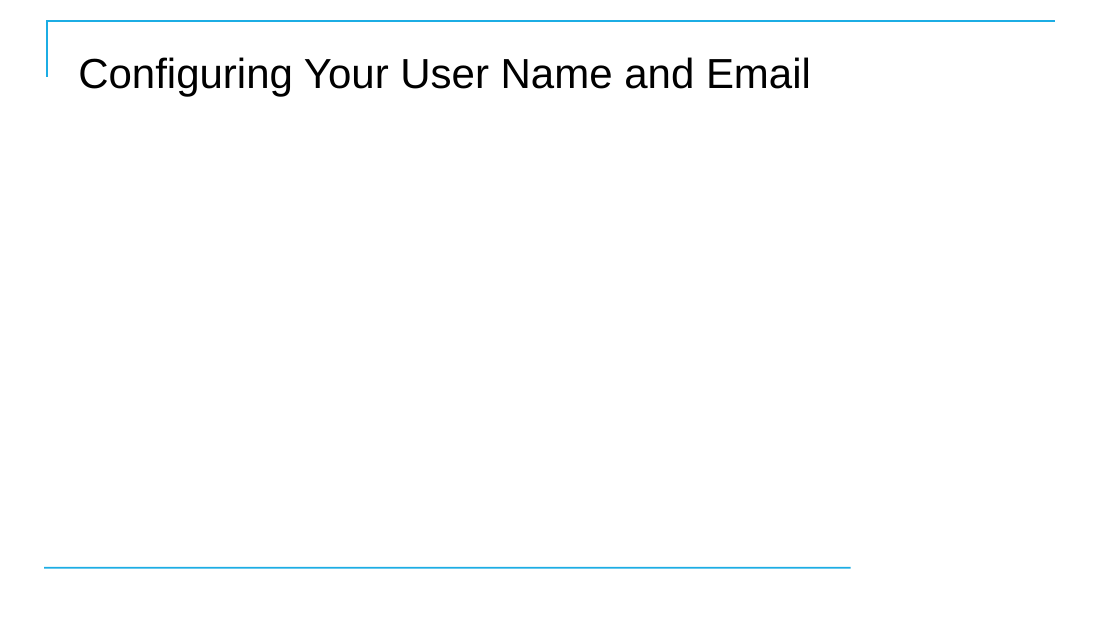
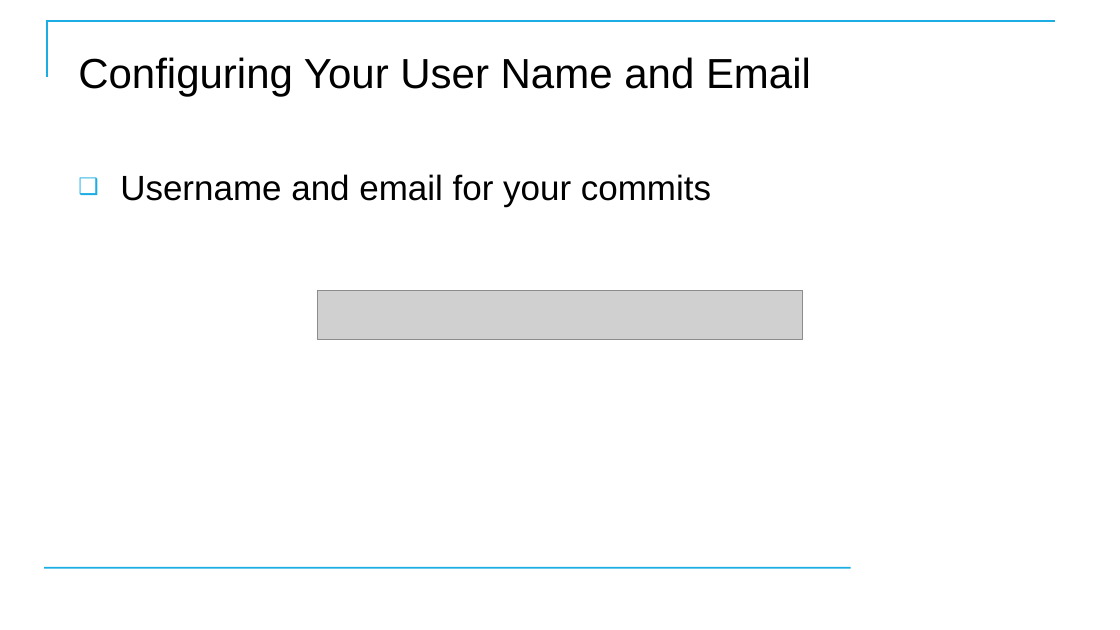
Before and after one commit to CostelloTechnicalConsulting/XGHDEV, a slide deck: slide 25 of ppt/XGHDEV.pptx (slide 27 before the commit). Drawn at 1120x630 pixels with LibreOffice and Linux fonts; fonts in the diff are those of the drawing; grey boxes stand for pictures; background and template pictures are left out. Boxes give left, top, right and bottom in pixels: in the first picture for what was removed or moved away, otherwise in the second. Text is boxed around its words. In the diff, an @@ line names an element or a change of style, - is before the commit and + after.

```diff
--- a/ppt/XGHDEV.pptx
+++ b/ppt/XGHDEV.pptx
@@ text added at [120,174,711,206], 30 pt, text #000000 @@
+❑ Username and email for your commits
@@ picture added at [318,290,803,339] @@
```
Also in this commit, not shown: 15 other slides changed, 1 slide added, 2 slides removed.
